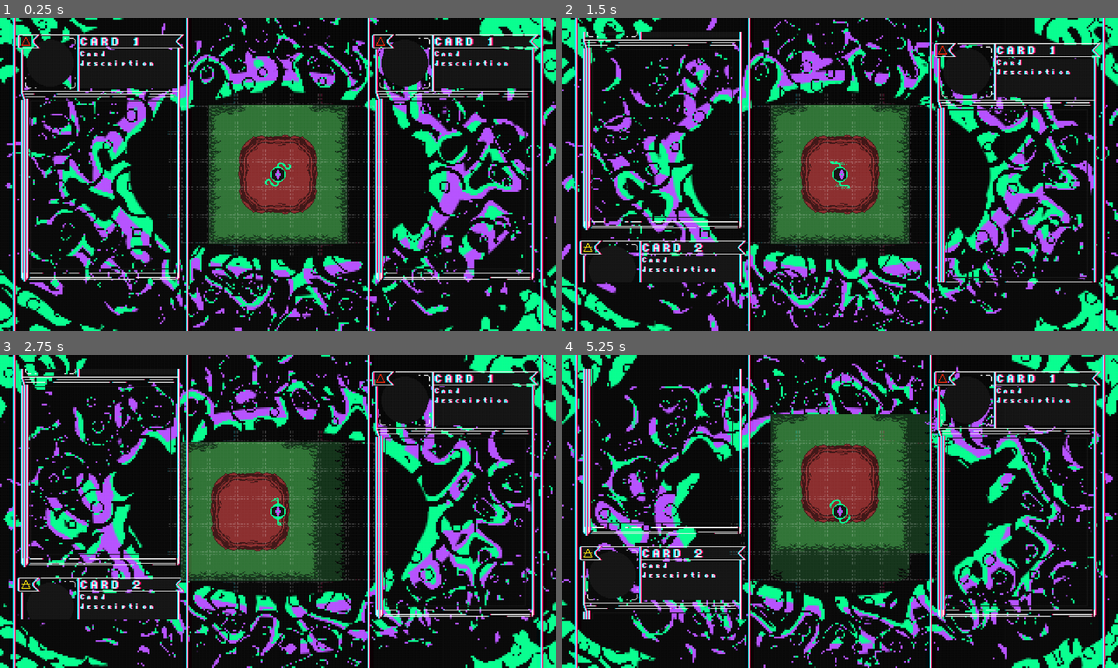
Above: before the commit, frames 1-4 (two rows, left to right).
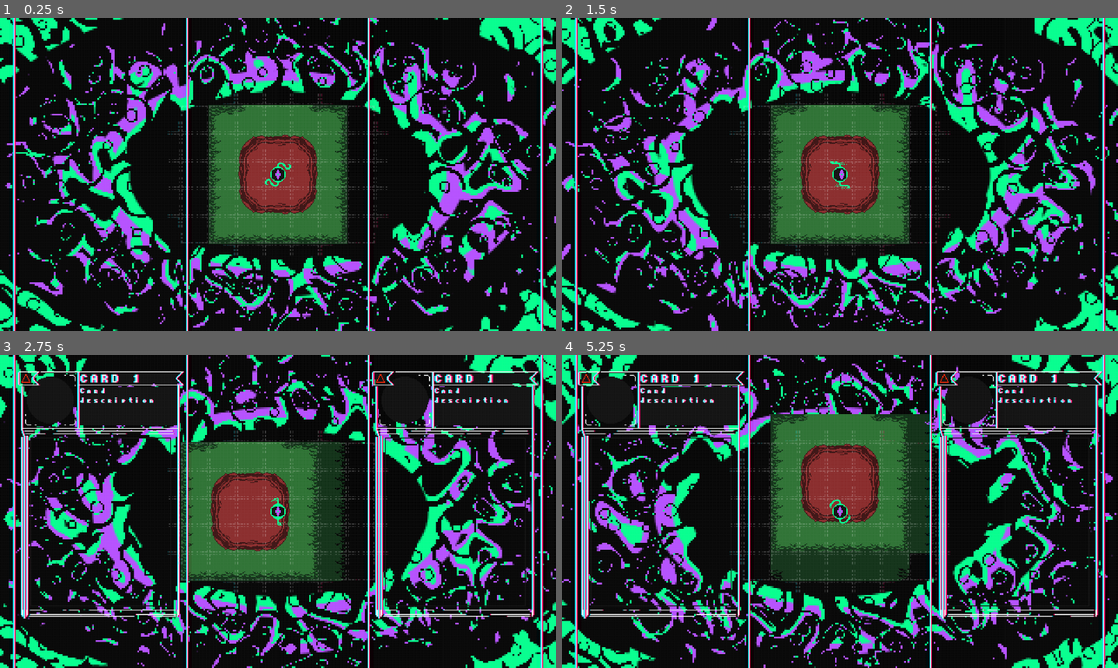
Above: after the commit, the same moments.

Repository: FaunaPolaris/HomeMadeCCG
Game: Godot game, scene res://scenes/main_screen.tscn
Two runs of this game, one before a commit and one after it. Both use one fixed random seed, a clock stepped at 60 frames per second and the inputs below.
Inputs (mouse positions are in pixels of both pictures, inside the frame that each line leads up to):
- Up to frame 1 (0.25 s): no input
- Up to frame 2 (1.5 s): tap Enter at 0.5 s; drag from (662, 155) to (895, 105) at 0.52 s; drag from (1017, 155) to (812, 237) at 1.27 s
- Up to frame 3 (2.75 s): move the mouse to (333, 442) at 2.02 s; hold Right (ui_right) from 2.03 s (still down); hold E (toggle_deck, bound only after the commit) from 2.03 s (still down)
- Up to frame 4 (5.25 s): release Right (ui_right) at 2.75 s; release E (toggle_deck, bound only after the commit) at 2.75 s; drag from (812, 574) to (673, 464) at 2.77 s; move the mouse to (1006, 558) at 3.52 s; hold Left (ui_left) 3.53-4.25 s; hold E (toggle_deck, bound only after the commit) 3.53-4.25 s; drag from (673, 464) to (756, 433) at 4.27 s; move the mouse to (867, 511) at 5.02 s; hold Down (ui_down) from 5.03 s (still down); hold E (toggle_deck, bound only after the commit) from 5.03 s (still down); click (867, 511) at 5.17 s

The runs differ from the first frame. In frame 1, 7.0% of the frame differs, in the area x 3-97%, y 5-85%; in frame 2, 6.3%; in frame 3, 3.9%; in frame 4, 8.5%, in the area x 2-98%, y 4-85%.

Commit message:
open and close the cardbox with E
A rebindable toggle_deck action (physical E) slides both card lists in
and out of their panels. Each list answers the action itself and leaves
the event unhandled so its sibling moves too. The main screen starts
with the deck closed; lists hide fully off-screen after the closing
slide. A standalone card_list scene still starts open, since it has
nowhere to hide.

Verified headless (action mapping, closed start, slide positions) and
under xvfb with real injected E presses and screenshots of closed,
open and mid-slide states.

Co-Authored-By: Claude Fable 5 <noreply@anthropic.com>

Diff:
--- a/project.godot
+++ b/project.godot
@@ -28,6 +28,14 @@
 window/stretch/mode="viewport"
 mouse_cursor/custom_image="uid://s1pvryr5kd1t"
 
+[input]
+
+toggle_deck={
+"deadzone": 0.2,
+"events": [Object(InputEventKey,"resource_local_to_scene":false,"resource_name":"","device":-1,"window_id":0,"alt_pressed":false,"shift_pressed":false,"ctrl_pressed":false,"meta_pressed":false,"pressed":false,"keycode":0,"physical_keycode":69,"key_label":0,"unicode":101,"location":0,"echo":false,"script":null)
+]
+}
+
 [physics]
 
 3d/physics_engine="Jolt Physics"
--- a/scenes/main_screen.tscn
+++ b/scenes/main_screen.tscn
@@ -84,9 +84,13 @@
 offset_top = -164.0
 offset_right = -108.0
 offset_bottom = 124.0
+slide_when_closed = Vector2(-212, 0)
+open = false
 
 [node name="card_list_right" parent="." instance=ExtResource("7_cardlist")]
 offset_left = 108.0
 offset_top = -164.0
 offset_right = 300.0
 offset_bottom = 124.0
+slide_when_closed = Vector2(212, 0)
+open = false
--- a/script/cards/CardList.gd
+++ b/script/cards/CardList.gd
@@ -16,12 +16,25 @@
 ## Easing rate toward the target offset; higher is snappier.
 const SMOOTHING := 12.0
 
+## How long the deck takes to slide open or closed.
+const SLIDE_TIME := 0.25
+
 ## Cards to fill the list with until real systems hand theirs over.
 @export var placeholder_cards := 6
+
+## Where the list rests, relative to its open position, while the deck
+## is closed. Zero means the list has nowhere to hide and stays put.
+@export var slide_when_closed := Vector2.ZERO
+
+## Whether the deck starts open. Toggled by the toggle_deck action.
+@export var open := true:
+	set = set_open
 
 var _target := 0.0
 var _offset := 0.0
 var _dragging := false
+var _open_position := Vector2.ZERO
+var _slide: Tween
 
 @onready var _cards: Control = %cards
 
@@ -32,6 +45,31 @@
 		card.card_name = "CARD %d" % (i + 1)
 		card.element = (i % Card.Element.size()) as Card.Element
 		add_card(card)
+	_open_position = position
+	if not open:
+		position = _open_position + slide_when_closed
+		visible = slide_when_closed == Vector2.ZERO
+
+
+func _unhandled_input(event: InputEvent) -> void:
+	# Every list answers the action; the event stays unhandled so the
+	# other panel's list slides together with this one.
+	if event.is_action_pressed("toggle_deck"):
+		set_open(not open)
+
+
+func set_open(value: bool) -> void:
+	open = value
+	if not is_node_ready():
+		return
+	if _slide:
+		_slide.kill()
+	visible = true
+	var resting := _open_position + (Vector2.ZERO if open else slide_when_closed)
+	_slide = create_tween().set_ease(Tween.EASE_OUT).set_trans(Tween.TRANS_CUBIC)
+	_slide.tween_property(self, "position", resting, SLIDE_TIME)
+	if not open and slide_when_closed != Vector2.ZERO:
+		_slide.tween_callback(func() -> void: visible = false)
 
 
 func add_card(card: Card) -> void:
